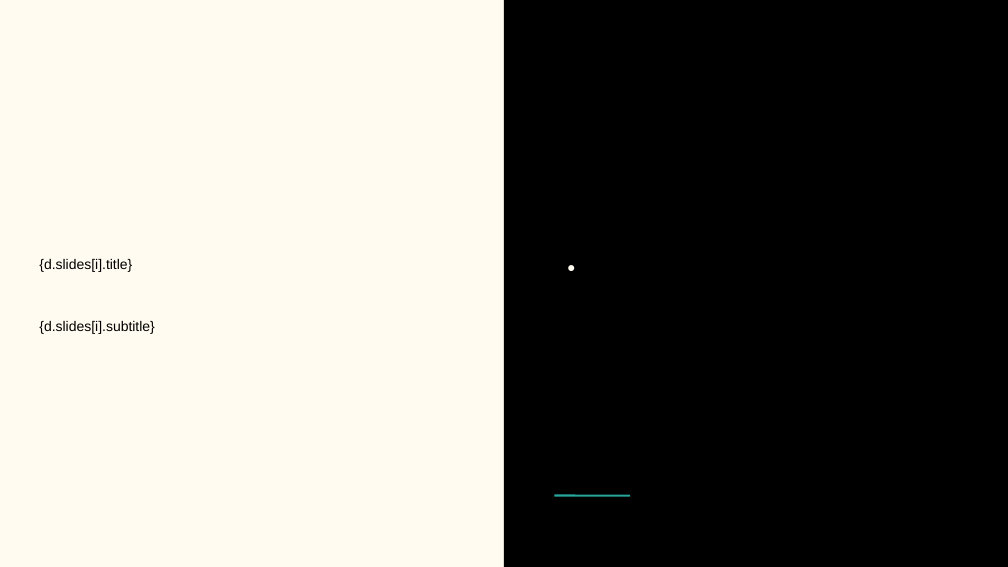
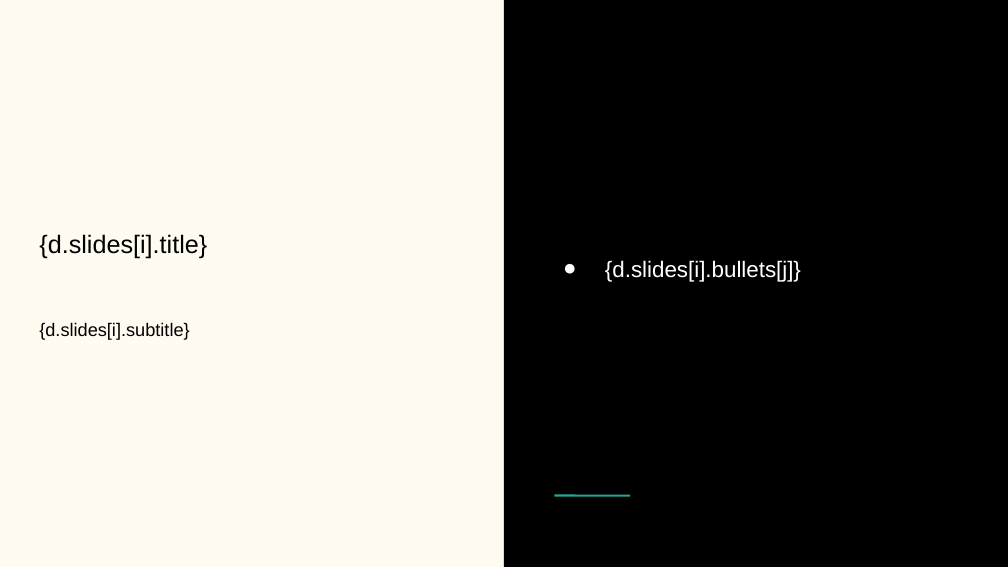
Before and after one commit to wosunheizhu/Mindflow-Agent, a slide deck: slide 4 of Science project.odp. Drawn at 1008x567 pixels with LibreOffice and Linux fonts; fonts in the diff are those of the drawing. Boxes give left, top, right and bottom in pixels: in the first picture for what was removed or moved away, otherwise in the second. Text is boxed around its words. In the diff, an @@ line names an element or a change of style, - is before the commit and + after.

```diff
--- a/Science project.odp
+++ b/Science project.odp
@@ title "{d.slides[i].title}" at [39, 234, 207, 259]: size 10 to 18 pt @@
@@ text added at [605, 260, 801, 282], 16 pt, text #FFFFFF @@
+● {d.slides[i].bullets[j]}
@@ subtitle "{d.slides[i].subtitle}" at [39, 322, 189, 340]: size 10 to 13 pt @@
```
Also in this commit, not shown: 9 other slides changed, 2 other files.
